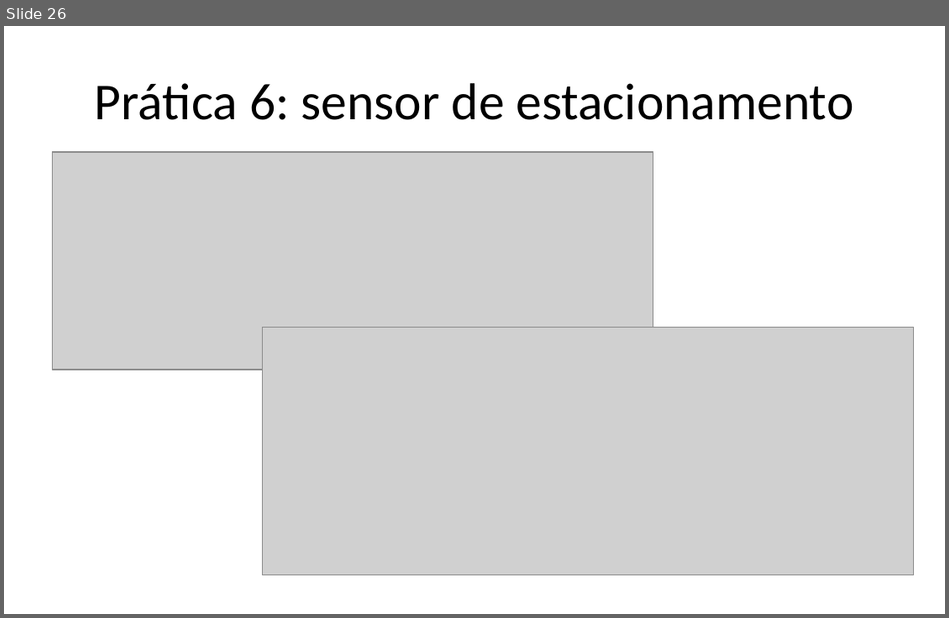
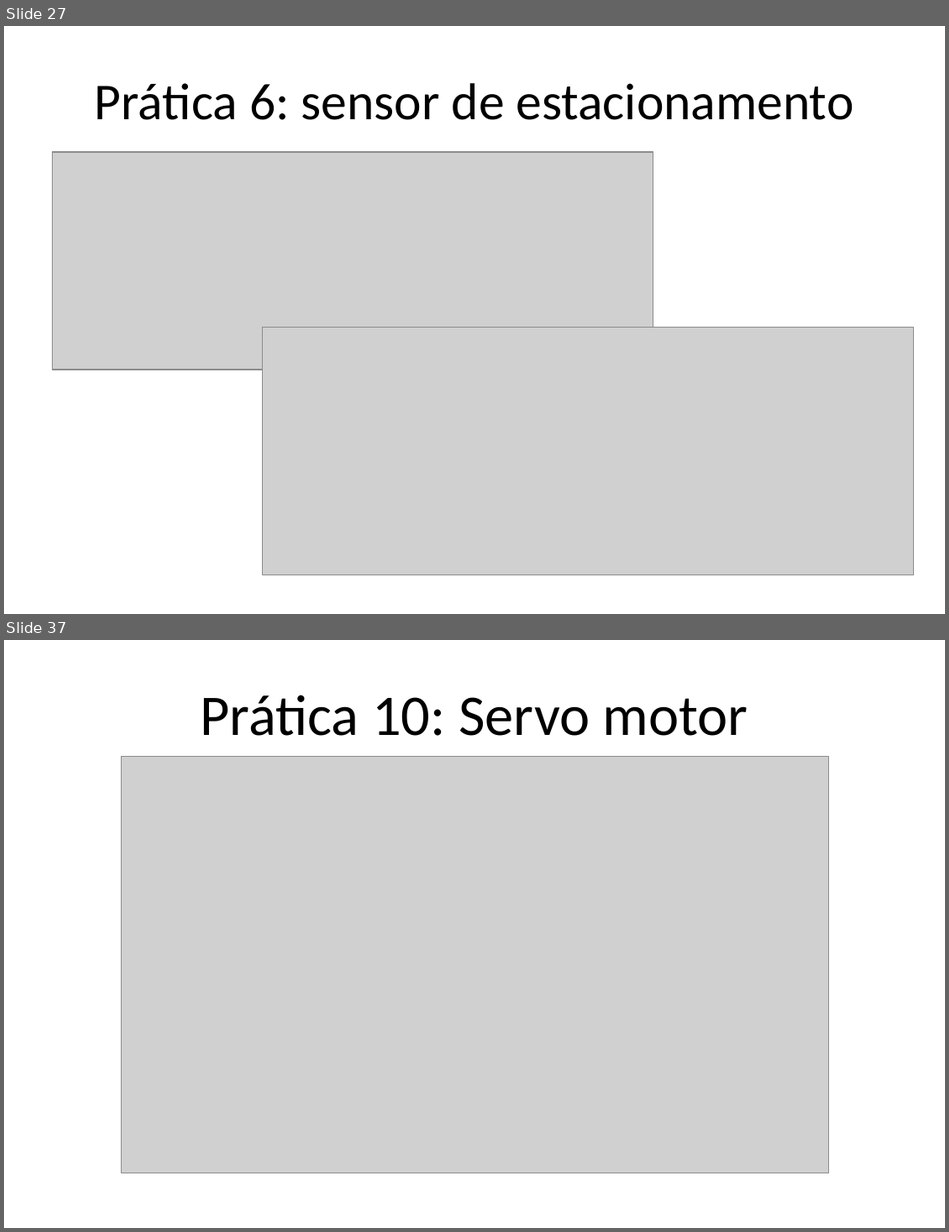
Before and after one commit to Gabrielgps25/Voluntariado-Arduino-Alpha, a slide deck: apresentacaoDeApoioArduinoIVoluntarios.pptx. Shown one above the other, each under a label of ours: slide 26 before the commit, slides 27 and 37 after it; the slides between them are not shown. The pictures are 949x618 and 949x1232 pixels, drawn with LibreOffice and Linux fonts; fonts in the diff are those of the drawing; grey boxes stand for pictures. Boxes give left, top, right and bottom in pixels: in the first picture for what was removed or moved away, otherwise in the second. Text is boxed around its words. In the diff, an @@ line names an element or a change of style, - is before the commit and + after.

```diff
--- a/apresentacaoDeApoioArduinoIVoluntarios.pptx
+++ b/apresentacaoDeApoioArduinoIVoluntarios.pptx
@@ slide 37 added at bbox=[4, 640, 945, 1228], background #FFFFFF @@
@@ title added at bbox=[200, 695, 748, 736], 44 pt, text #000000 @@
+Prática 10: Servo motor
@@ picture added at bbox=[121, 757, 828, 1173] @@
@@ what was slide 26 is now slide 27 @@
```
Also in this commit, not shown: 18 slides changed, 2 other slides added, 1 slide removed.
